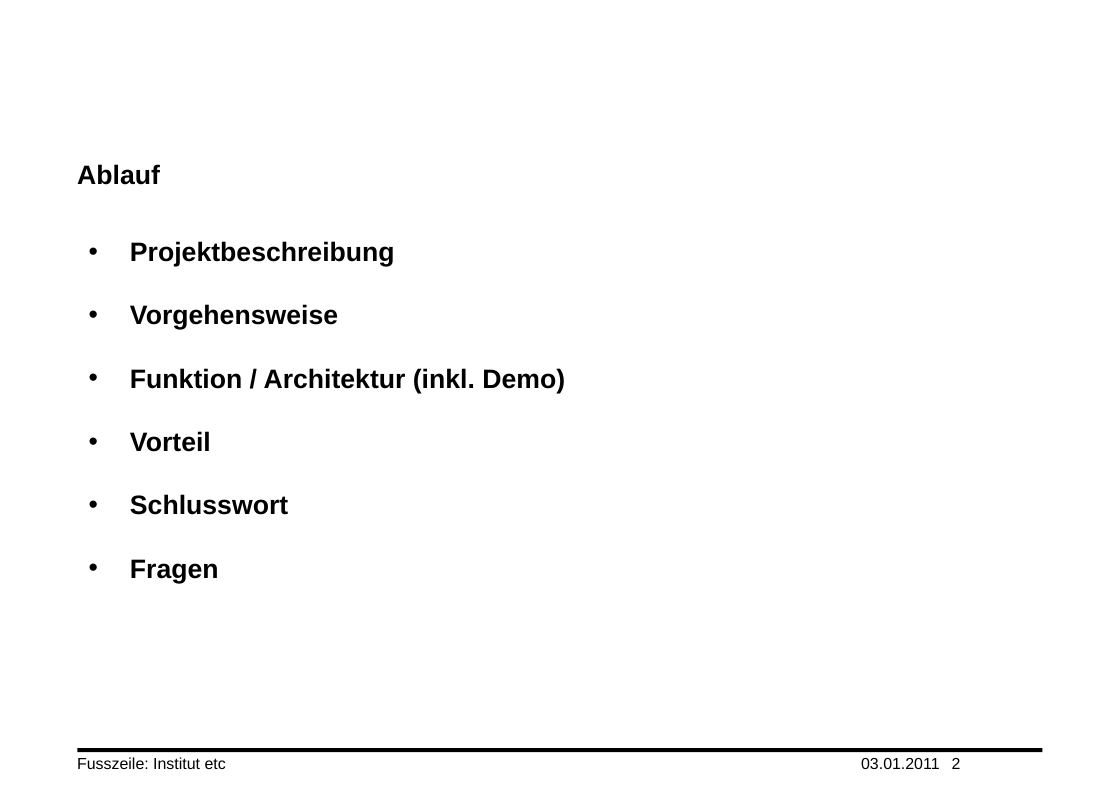
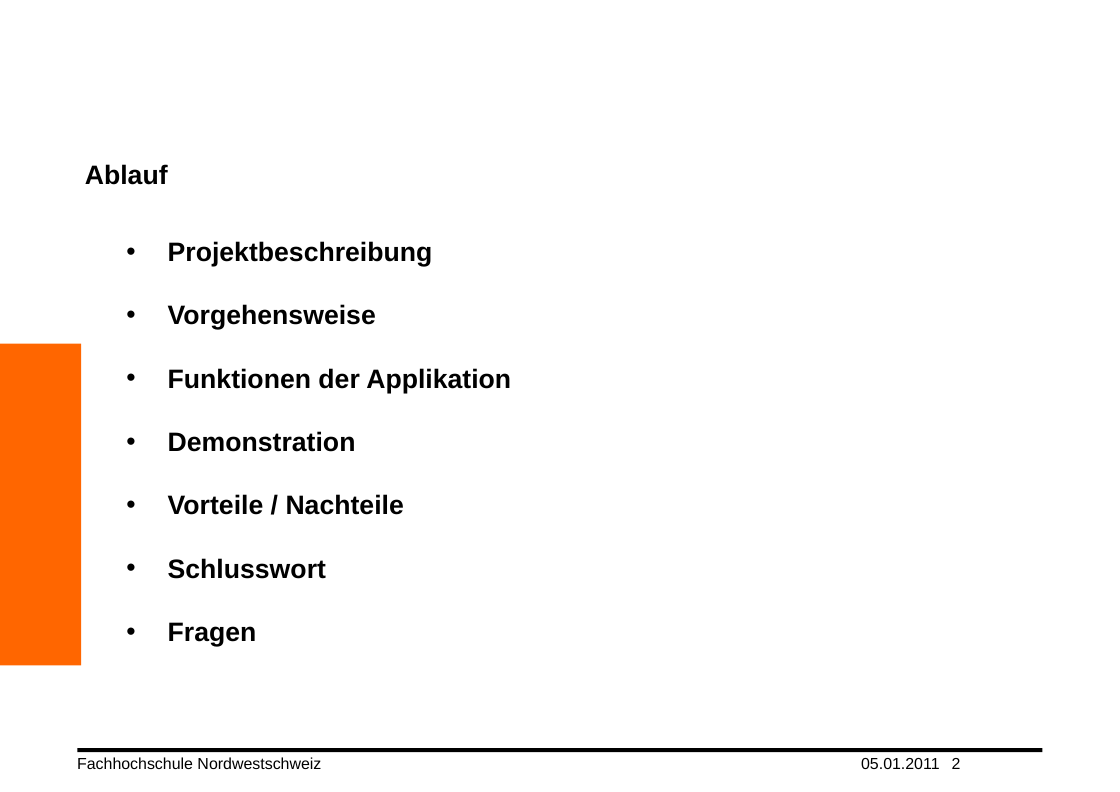
Before and after one commit to yuai/newtonscheaxiom, a slide deck: slide 2 of wiki/truong_xander.pptx. Drawn at 1120x792 pixels with LibreOffice and Linux fonts; fonts in the diff are those of the drawing; background and template pictures are left out. Boxes give left, top, right and bottom in pixels: in the first picture for what was removed or moved away, otherwise in the second. Text is boxed around its words. In the diff, an @@ line names an element or a change of style, - is before the commit and + after.

```diff
--- a/wiki/truong_xander.pptx
+++ b/wiki/truong_xander.pptx
@@ title "Ablauf" moved from (x1=77, y1=164, x2=160, y2=185) to (x1=85, y1=164, x2=168, y2=185) @@
@@ text "Projektbeschreibung" moved from (x1=130, y1=241, x2=565, y2=583) to (x1=168, y1=241, x2=511, y2=647) @@
@@ rectangle added at (x1=0, y1=344, x2=81, y2=666), fill #FF6600 @@
@@ text at (x1=168, y1=368, x2=511, y2=515): text changed @@
-• Funktion / Architektur (inkl. Demo)
-• Vorteil
+• Funktionen der Applikation
+• Demonstration
+• Vorteile / Nachteile
@@ text at (x1=77, y1=757, x2=321, y2=769): text changed @@
-Fusszeile: Institut etc
+Fachhochschule Nordwestschweiz
@@ text at (x1=861, y1=758, x2=940, y2=769): text changed @@
-03.01.2011
+05.01.2011
```
Also in this commit, not shown: 9 other slides changed, 1 slide removed.
